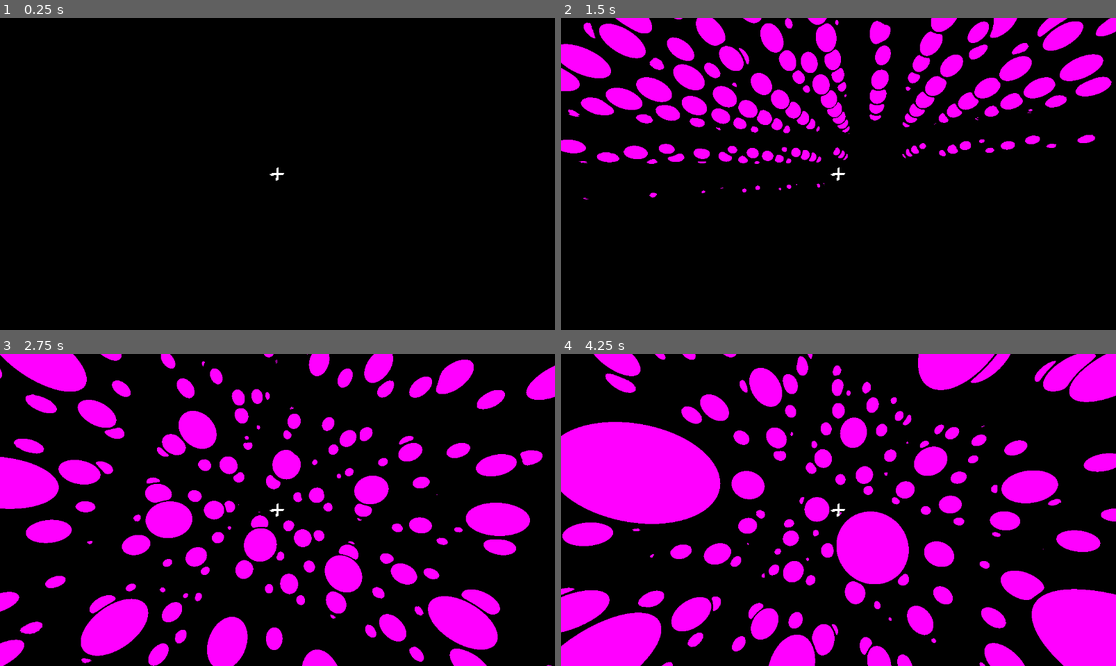
Above: before the commit, frames 1-4 (two rows, left to right).
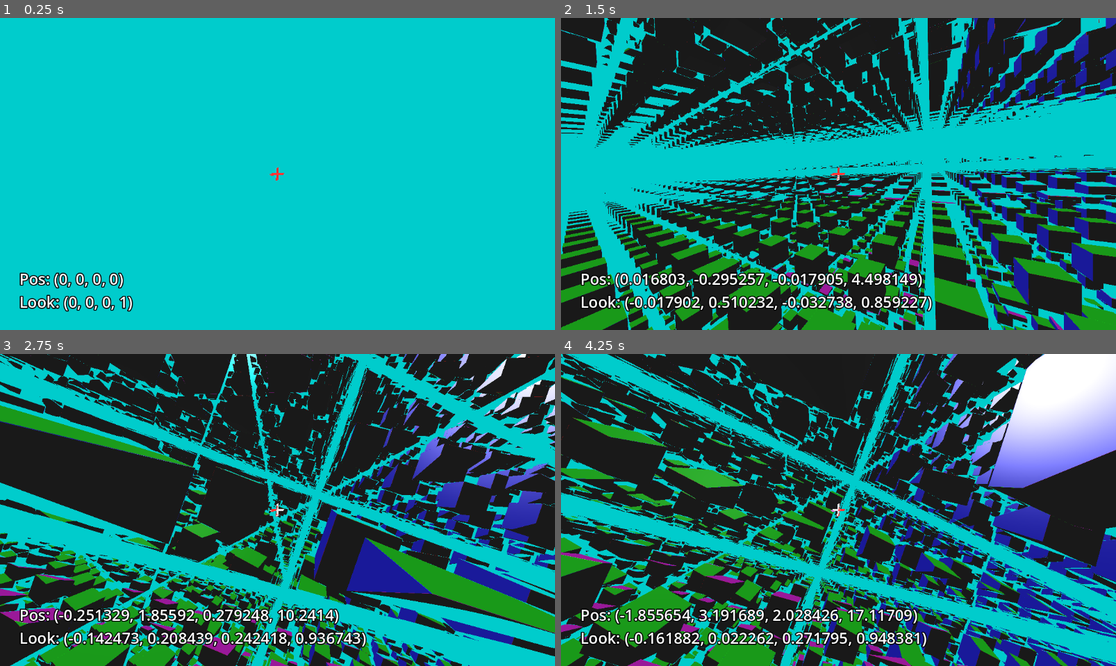
Above: after the commit, the same moments.

Repository: 1p6/Double-Cover
Game: Godot game, scene res://main.tscn
Two runs of this game, one before a commit and one after it. Both use one fixed random seed, a clock stepped at 60 frames per second and the inputs below.
Inputs (mouse positions are in pixels of both pictures, inside the frame that each line leads up to):
- Up to frame 1 (0.25 s): no input
- Up to frame 2 (1.5 s): tap Enter at 0.5 s; move the mouse to (866, 174) at 0.52 s; hold Alt (keep_slice, bound only after the commit) 0.53-1.28 s; hold W (move_forward) from 0.53 s (still down); move the mouse to (810, 174) at 1.27 s; tap Q (roll_ccw) at 1.35 s
- Up to frame 3 (2.75 s): keep holding W (move_forward); tap Alt (keep_slice, bound only after the commit) at 1.55, 2.3 s; move the mouse to (288, 503) at 2.02 s; hold E (roll_cw) from 2.03 s (still down)
- Up to frame 4 (4.25 s): keep holding W (move_forward); move the mouse to (832, 516) at 2.77 s; release E (roll_cw) at 2.78 s; tap Alt (keep_slice, bound only after the commit) at 2.85 s; move the mouse to (877, 513) at 3.52 s; hold Alt (keep_slice, bound only after the commit) from 3.53 s (still down)

The runs differ from the first frame. In frame 1, 100% of the frame differs, in the area x 0-100%, y 0-100%; in frame 2, 98%; in frame 3, 99%; in frame 4, 99%.

Commit message:
lots more 4D stuff
phong reflection, separate quaternionic and 3D rotation controls,
clifford torus, uhhh probably some other things i forgot about

Diff:
--- a/main.gdshader
+++ b/main.gdshader
@@ -4,13 +4,16 @@
 uniform sampler2D underUI : source_color, hint_screen_texture;
 uniform vec4 camPos;
 uniform vec4 camLook;
+uniform vec4 camLookRhs;
 uniform vec2 screenRes;
 
 varying vec2 scaledUV;
 
-const int iters = 40;
-const float farPlane = 100.0;
+const int iters = 80;
+const float farPlane = 40.0;
 const float tolerance = 1e-4;
+const vec3 noHitColor = vec3(0.0);
+const vec3 farColor = vec3(0.0);
 
 vec2 dirToUV(in vec3 dir) {
 	vec3 mag = abs(dir);
@@ -80,6 +83,7 @@
 }
 vec4 cube(vec4 pos, vec4 size) {
 	vec3 col = vec3(1,0,0);
+	pos = abs(pos);
 	if(pos.x > pos.y && pos.x > pos.z && pos.x > pos.w) col = vec3(0,1,0);
 	else if(pos.y > pos.z && pos.y > pos.w) col = vec3(0,0,1);
 	else if(pos.z > pos.w) col = vec3(1,0,1);
@@ -92,8 +96,13 @@
 	return a.w < b.w ? b : a;
 }
 
+vec4 cliffordTorus(vec4 pos, vec2 radius, float thickness, vec3 color) {
+	//return intersect(vec4(color1, length(pos.xy)-radius.x), vec4(color2, length(pos.zw)-radius.y));
+	return vec4(color, length(vec2(length(pos.xy),length(pos.zw))-radius)-thickness);
+}
+
 vec4 sdf(vec4 pos) {
-	//vec4 res = cube(fract(pos)-0.5, vec4(0.05));
+	vec4 res = cube(fract(pos)-0.5, vec4(0.2));
 
 	//vec4 res = sphere(pos-vec4(0.0), 1.0, vec3(1,0,0));
 	//res = union(res, sphere(pos-vec4(3,0,0,0), 1.0, vec3(0,1,0)));
@@ -101,19 +110,35 @@
 	//res = union(res, sphere(pos-vec4(3,0,0,0).zwxy, 1.0, vec3(0,1,1)));
 	//res = union(res, sphere(pos-vec4(3,0,0,0).wxyz, 1.0, vec3(1,0,1)));
 
-	vec4 res = sphere(fract(pos)-0.5, 0.2, vec3(1,0,1));
+	//vec4 res = sphere(fract(pos)-0.5, 0.2, vec3(1,0,1));
+
+	//vec4 res = cliffordTorus(pos, vec2(1.0, 2.0), 0.2, vec3(1,0,1));
 
 	return res;
 }
 
+const float normalEps = 1e-3;
+vec4 getNormal(vec4 pos) {
+	float orig = sdf(pos).w;
+	float x = sdf(pos + vec4(normalEps, 0, 0, 0)).w;
+	float y = sdf(pos + vec4(0, normalEps, 0, 0)).w;
+	float z = sdf(pos + vec4(0, 0, normalEps, 0)).w;
+	float w = sdf(pos + vec4(0, 0, 0, normalEps)).w;
+	return normalize((vec4(x,y,z,w)-orig)/normalEps);
+}
+
+const vec4 sunDir = normalize(vec4(1));
+
 void fragment() {
 	// Called for every pixel the material is visible on.
-	vec4 pixDir = quatMult(camLook, quatBetween(vec3(0,0,-1), normalize(vec3(scaledUV, -1))));
+	vec4 localPixDir = quatBetween(vec3(0,0,-1), normalize(vec3(scaledUV, -1)));
+	vec4 pixDir = quatMult(quatMult(camLook, localPixDir), quatMult(localPixDir, camLookRhs));
 	vec4 currPos = camPos;
 	float dist = 0.0;
-	vec4 hit = vec4(vec3(0,0,0), farPlane);
+	vec4 hit = vec4(noHitColor, -100.0);
 	for(int i = 0; i < iters; i++) {
 		if(dist > farPlane) {
+			hit = vec4(farColor, -100.0);
 			break;
 		}
 		vec4 res = sdf(currPos);
@@ -123,6 +148,15 @@
 		}
 		currPos += pixDir * res.w;
 		dist += res.w;
+	}
+	if(hit.w != -100.0) {
+		vec4 normal = getNormal(currPos);
+		float diffuse = max(0.0, dot(normal, sunDir));
+		vec4 reflectDir = pixDir - 2.0*dot(normal, pixDir)*normal;
+		float specular = pow(max(dot(reflectDir, sunDir), 0.0), 20.0);
+		hit.xyz = clamp(hit.xyz*diffuse + vec3(specular) + vec3(0.1), 0.0, 1.0);
+	} else {
+		hit.xyz = clamp(pow(max(0.0, dot(pixDir, sunDir)), 100.0)*vec3(1.0) + vec3(0.0,0.8,0.8), 0.0, 1.0);
 	}
 	COLOR = vec4(hit.xyz, 1.0);
 
--- a/main.tscn
+++ b/main.tscn
@@ -9,10 +9,16 @@
 shader = ExtResource("1_rlp0l")
 shader_parameter/camPos = null
 shader_parameter/camLook = Vector4(0, 0, 0, 1)
+shader_parameter/camLookRhs = null
 shader_parameter/screenRes = Vector2(256, 256)
 
 [sub_resource type="LabelSettings" id="LabelSettings_7xquj"]
 font_size = 32
+
+[sub_resource type="LabelSettings" id="LabelSettings_6mjqo"]
+font_size = 32
+outline_size = 8
+outline_color = Color(0, 0, 0, 1)
 
 [node name="Main" type="Node3D"]
 
@@ -52,3 +58,16 @@
 label_settings = SubResource("LabelSettings_7xquj")
 horizontal_alignment = 1
 autowrap_mode = 2
+
+[node name="Pos Look" type="Label" parent="Renderer"]
+anchors_preset = 2
+anchor_top = 1.0
+anchor_bottom = 1.0
+offset_left = 40.0
+offset_top = -129.0
+offset_right = 132.0
+offset_bottom = -36.0
+grow_vertical = 0
+text = "Pos:
+Look: "
+label_settings = SubResource("LabelSettings_6mjqo")
--- a/project.godot
+++ b/project.godot
@@ -72,6 +72,11 @@
 "events": [Object(InputEventKey,"resource_local_to_scene":false,"resource_name":"","device":-1,"window_id":0,"alt_press …(192 unchanged characters)…
 ]
 }
+keep_slice={
+"deadzone": 0.5,
+"events": [Object(InputEventKey,"resource_local_to_scene":false,"resource_name":"","device":-1,"window_id":0,"alt_pressed":false,"shift_pressed":false,"ctrl_pressed":false,"meta_pressed":false,"pressed":false,"keycode":0,"physical_keycode":4194328,"key_label":0,"unicode":0,"location":0,"echo":false,"script":null)
+]
+}
 
 [layer_names]
 
--- a/rendering.gd
+++ b/rendering.gd
@@ -2,16 +2,23 @@
 class_name Renderer
 
 var camQuat := Quaternion.IDENTITY
+var rhsQuat := Quaternion.IDENTITY
 var pos := Quaternion(0,0,0,0)
-const SENSITIVITY := 1.0/250
+const SENSITIVITY := 1.0/125
 const MOVE_SPEED := 5.0
 const ROLL_SPEED := 1.0
+
+func updateLook(rel: Quaternion) -> void:
+	camQuat = camQuat * rel
+	if Input.is_action_pressed("keep_slice"):
+		# adjust rhsQuat so that rel * Quaternion(0,0,1,0) * rhs_rel = Quaternion(0,0,1,0)
+		rhsQuat = Quaternion(0,0,-1,0) * rel.inverse() * Quaternion(0,0,1,0) * rhsQuat
 
 func _input(event: InputEvent) -> void:
 	if event is InputEventMouseMotion:
 		var dir = event.screen_relative * SENSITIVITY
 		dir = Vector3.RIGHT*dir.x + Vector3.DOWN*dir.y + Vector3.FORWARD
-		camQuat = camQuat * Quaternion(Vector3.FORWARD, dir.normalized())
+		updateLook(Quaternion(Vector3.FORWARD, dir.normalized()))
 	elif event is InputEventMouseButton:
 		Input.mouse_mode = Input.MOUSE_MODE_CAPTURED
 	elif event.is_action_pressed("quit"):
@@ -33,8 +40,9 @@
 	var rollAmount := 0.0
 	if Input.is_action_pressed("roll_ccw"): rollAmount += 1.0
 	if Input.is_action_pressed("roll_cw"): rollAmount -= 1.0
-	camQuat = camQuat * Quaternion(Vector3.FORWARD, rollAmount*ROLL_SPEED*delta)
+	updateLook(Quaternion(Vector3.FORWARD, rollAmount*ROLL_SPEED*delta))
 	camQuat = camQuat.normalized()
+	rhsQuat = rhsQuat.normalized()
 
 	var moveDir = Quaternion(0,0,0,0)
 	if Input.is_action_pressed("move_forward"):
@@ -51,7 +59,9 @@
 		moveDir += Quaternion(-1,0,0,0)
 	if moveDir.length_squared() > 0.1:
 		moveDir = moveDir.normalized()
-		pos += camQuat * moveDir * MOVE_SPEED * delta
+		pos += camQuat * moveDir * rhsQuat * (MOVE_SPEED * delta)
 	($View.material as ShaderMaterial).set_shader_parameter('camPos', pos);
 	($View.material as ShaderMaterial).set_shader_parameter('camLook', camQuat);
+	($View.material as ShaderMaterial).set_shader_parameter('camLookRhs', rhsQuat);
+	$"Pos Look".text = "Pos: {0}\nLook: {1}".format([pos, camQuat * rhsQuat]);
 	pass
Not shown: 1 places in main.tscn that only renumber resources
